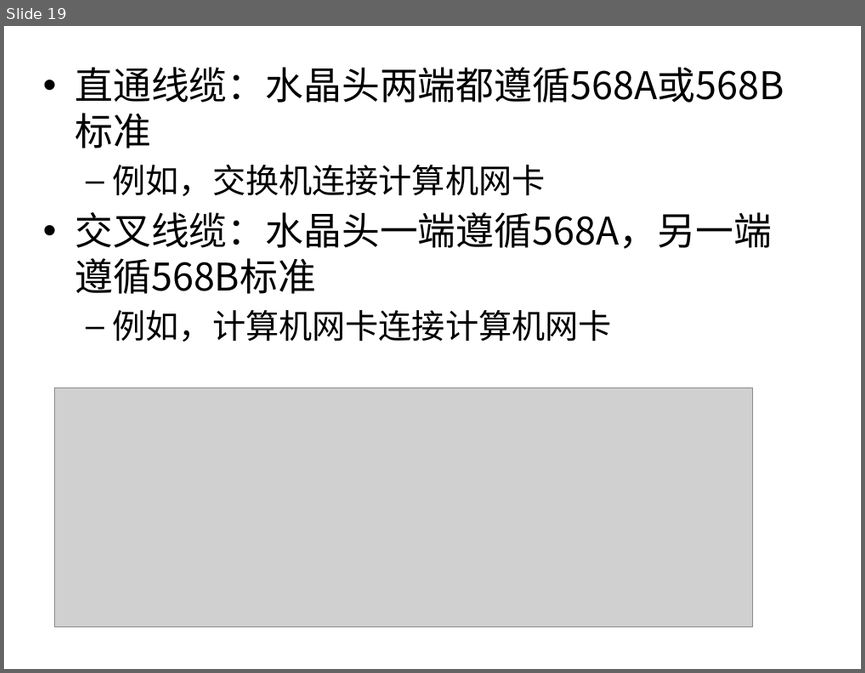
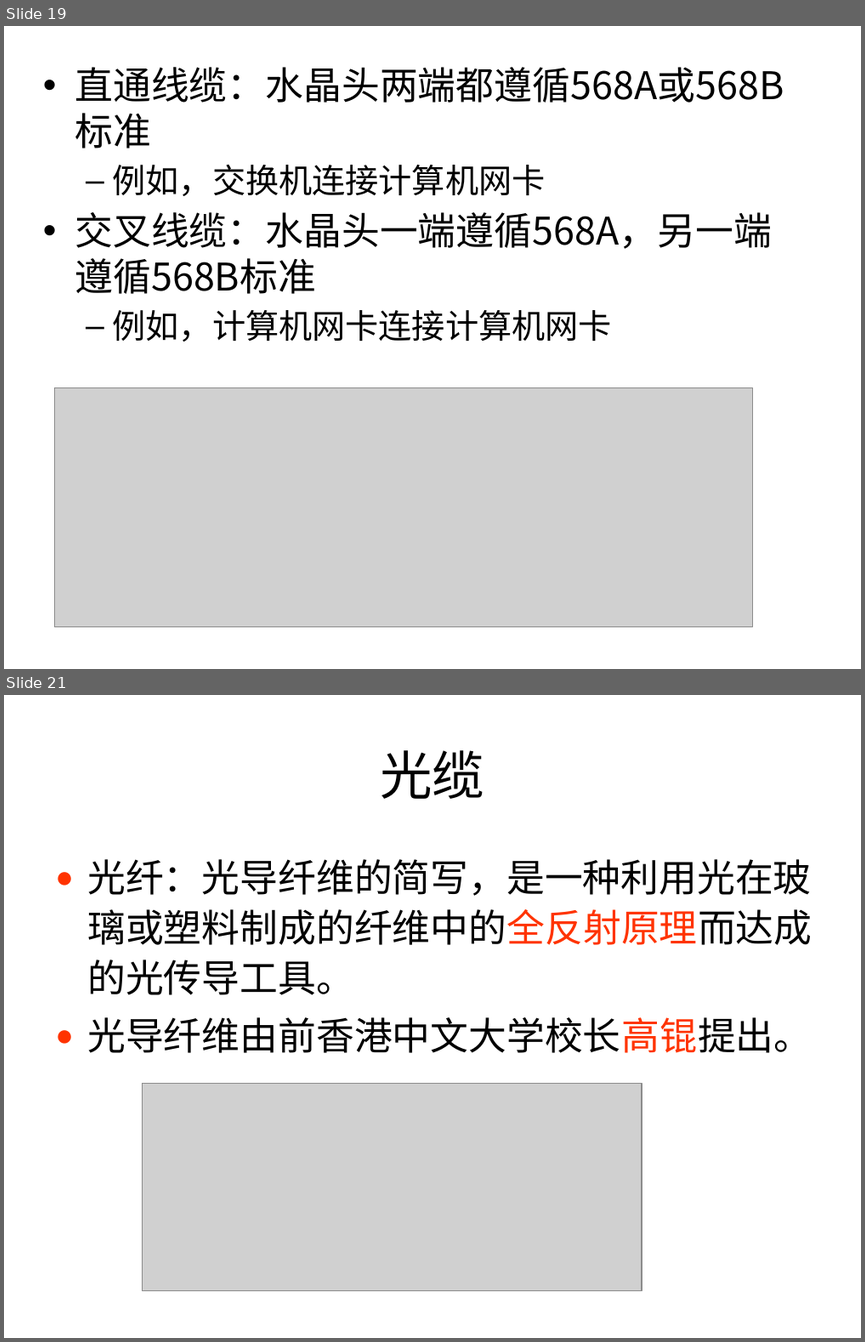
Before and after one commit to sans123wx/class, a slide deck: 第六章 计算机网络.pptx. Shown one above the other, each under a label of ours: slide 19 before the commit, slides 19 and 21 after it; the slides between them are not shown. The pictures are 865x673 and 865x1342 pixels, drawn with LibreOffice and Linux fonts; fonts in the diff are those of the drawing; grey boxes stand for pictures. Boxes give left, top, right and bottom in pixels: in the first picture for what was removed or moved away, otherwise in the second. Text is boxed around its words. In the diff, an @@ line names an element or a change of style, - is before the commit and + after.

```diff
--- a/第六章 计算机网络.pptx
+++ b/第六章 计算机网络.pptx
@@ slide 21 added at [4, 695, 861, 1338], background #FFFFFF @@
@@ title added at [380, 750, 484, 799], 44 pt, text #000000 @@
+光缆
@@ text added at [87, 859, 812, 1053], 32 pt, text #000000 @@
+● 光纤：光导纤维的简写，是一种利用光在玻璃或塑料制成的纤维中的全反射原理而达成的光传导工具。
+● 光导纤维由前香港中文大学校长高锟提出。
@@ picture added at [142, 1083, 642, 1291] @@
```
Also in this commit, not shown: 5 other slides added.
